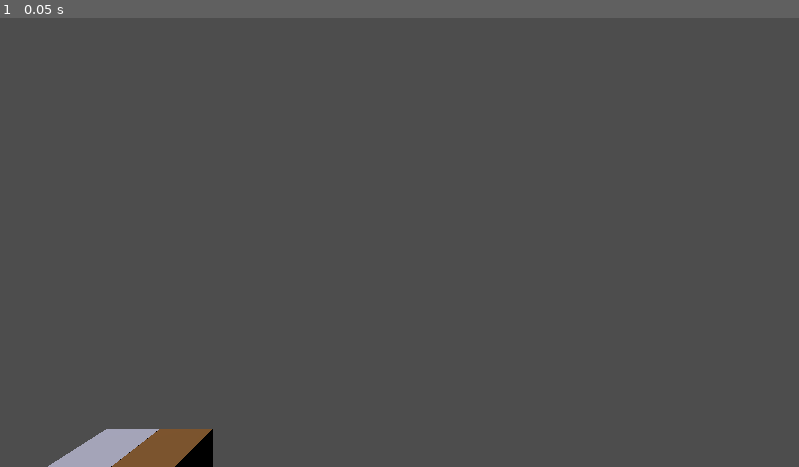
Above: before the commit, frame 1.
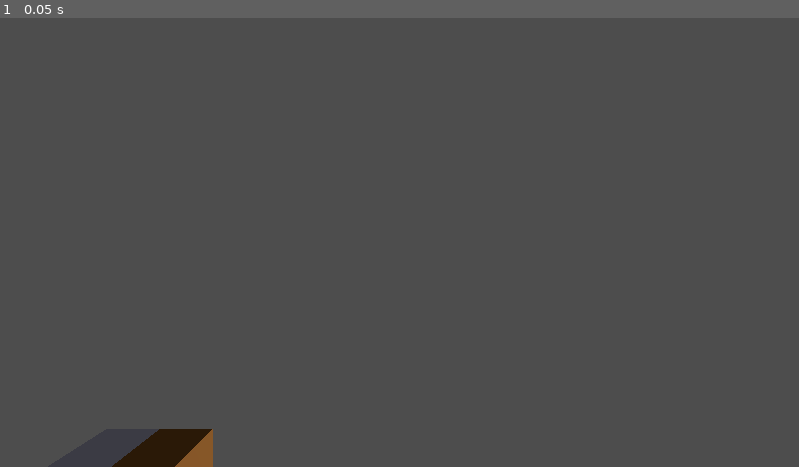
Above: after the commit, the same moment.

Repository: Lost-Rabbit-Digital/The_Voxel_Project
Game: Godot game, scene res://scenes/game.tscn
Two runs of this game, one before a commit and one after it. Both use one fixed random seed, a clock stepped at 60 frames per second and the inputs below.
Inputs:
- Up to frame 1 (0.05 s): no input

The runs differ from the first frame. In frame 1, 1.4% of the frame differs, in the area x 6-27%, y 91-100%.

Commit message:
Switched for Forward renderer, added WorldEnvironment

Diff:
--- a/snc_project/project.godot
+++ b/snc_project/project.godot
@@ -17,5 +17,5 @@
 
 [rendering]
 
-renderer/rendering_method="gl_compatibility"
-renderer/rendering_method.mobile="gl_compatibility"
+renderer/rendering_method.mobile="forward_plus"
+renderer/rendering_method.web="forward_plus"
--- a/snc_project/scenes/game.tscn
+++ b/snc_project/scenes/game.tscn
@@ -1,7 +1,13 @@
-[gd_scene load_steps=3 format=3 uid="uid://yrxglwcwsqfy"]
+[gd_scene load_steps=6 format=3 uid="uid://yrxglwcwsqfy"]
 
 [ext_resource type="Script" uid="uid://bwnqknka1yyjj" path="res://scripts/voxels/voxel_manager.gd" id="1_uwrxv"]
 [ext_resource type="Script" uid="uid://gyeamovgi5ef" path="res://scripts/interaction/editor_style_camera.gd" id="2_yqjtg"]
+[ext_resource type="Script" uid="uid://bxwarlct4yu0s" path="res://scripts/environment/daylight_cycle.gd" id="3_lnu2h"]
+
+[sub_resource type="Environment" id="Environment_lnu2h"]
+volumetric_fog_enabled = true
+
+[sub_resource type="Compositor" id="Compositor_lbhrr"]
 
 [node name="Node3D" type="Node3D"]
 
@@ -15,3 +21,8 @@
 [node name="DirectionalLight3D" type="DirectionalLight3D" parent="."]
 transform = Transform3D(0.663522, 0.439724, -0.605295, 0, 0.809048, 0.587743, 0.748157, -0.38998, 0.536821, 0, 0, 0)
 shadow_enabled = true
+script = ExtResource("3_lnu2h")
+
+[node name="WorldEnvironment" type="WorldEnvironment" parent="."]
+environment = SubResource("Environment_lnu2h")
+compositor = SubResource("Compositor_lbhrr")
--- /dev/null
+++ b/snc_project/scripts/environment/daylight_cycle.gd
@@ -0,0 +1,108 @@
+# daylight_cycle.gd
+# Attach this script to your DirectionalLight3D node to create a realistic day/night cycle
+
+extends DirectionalLight3D
+
+# Cycle settings
+@export_group("Time Settings")
+@export var day_duration: float = 720.0  # Duration of a full day in seconds (12 minutes default)
+@export var starting_hour: float = 8.0   # Starting time in 24-hour format (8 AM default)
+
+@export_group("Sun Movement")
+@export var max_sun_height: float = 75.0 # Maximum height of sun in degrees
+@export var min_sun_height: float = -15.0 # Minimum height of sun in degrees (slightly below horizon)
+
+@export_group("Light Settings")
+@export var max_light_energy: float = 1.5  # Maximum light intensity at noon
+@export var min_light_energy: float = 0.0  # Minimum light intensity at night
+@export var dawn_light_energy: float = 0.3 # Light intensity during dawn/dusk
+
+# Color settings for different times of day
+var sun_colors: Dictionary = {
+	"dawn": Color(0.855, 0.686, 0.549),  # Warm orange sunrise
+	"day": Color(1.0, 0.985, 0.937),     # Bright daylight
+	"dusk": Color(0.855, 0.686, 0.549),  # Warm orange sunset
+	"night": Color(0.188, 0.203, 0.309)  # Dark blue night
+}
+
+# Internal variables
+var _current_time: float
+var _environment: Environment
+
+func _ready() -> void:
+	# Convert starting hour to normalized time (0-1)
+	_current_time = starting_hour / 24.0
+
+	# Get the environment resource (you'll need to set this up)
+	_environment = get_world_3d().environment
+	if not _environment:
+		push_warning("DaylightCycle: No Environment resource found. Create a WorldEnvironment node!")
+
+	# Initialize sun position
+	_update_sun_position(_current_time)
+	_update_lighting(_current_time)
+
+func _process(delta: float) -> void:
+	# Update time (complete day cycle in day_duration seconds)
+	_current_time += delta / day_duration
+	_current_time = fmod(_current_time, 1.0)  # Keep between 0 and 1
+
+	# Update sun position and lighting
+	_update_sun_position(_current_time)
+	_update_lighting(_current_time)
+
+func _update_sun_position(time: float) -> void:
+	# Calculate sun angle based on time
+	var sun_angle = (time * 360.0) - 90.0  # -90 to start at sunrise
+
+	# Calculate height of sun using sine wave
+	var height = lerp(min_sun_height, max_sun_height, (sin(deg_to_rad(sun_angle)) + 1.0) / 2.0)
+
+	# Update light rotation
+	rotation_degrees = Vector3(height, sun_angle, 0.0)
+
+func _update_lighting(time: float) -> void:
+	# Convert time to 24-hour format
+	var hour = time * 24.0
+
+	# Determine light intensity and color based on time
+	var light_energy: float
+	var light_color: Color
+
+	if hour < 6.0:  # Night to dawn
+		light_energy = lerp(min_light_energy, dawn_light_energy, smoothstep(4.0, 6.0, hour))
+		light_color = sun_colors.night.lerp(sun_colors.dawn, smoothstep(4.0, 6.0, hour))
+	elif hour < 8.0:  # Dawn to day
+		light_energy = lerp(dawn_light_energy, max_light_energy, smoothstep(6.0, 8.0, hour))
+		light_color = sun_colors.dawn.lerp(sun_colors.day, smoothstep(6.0, 8.0, hour))
+	elif hour < 16.0:  # Day
+		light_energy = max_light_energy
+		light_color = sun_colors.day
+	elif hour < 18.0:  # Day to dusk
+		light_energy = lerp(max_light_energy, dawn_light_energy, smoothstep(16.0, 18.0, hour))
+		light_color = sun_colors.day.lerp(sun_colors.dusk, smoothstep(16.0, 18.0, hour))
+	elif hour < 20.0:  # Dusk to night
+		light_energy = lerp(dawn_light_energy, min_light_energy, smoothstep(18.0, 20.0, hour))
+		light_color = sun_colors.dusk.lerp(sun_colors.night, smoothstep(18.0, 20.0, hour))
+	else:  # Night
+		light_energy = min_light_energy
+		light_color = sun_colors.night
+
+	# Update light properties
+	light_energy = light_energy
+	light_color = light_color
+
+	# Update environment if available
+	if _environment:
+		_environment.ambient_light_color = light_color
+		_environment.ambient_light_energy = light_energy * 0.2
+
+# Get current hour in 24-hour format
+func get_current_hour() -> float:
+	return _current_time * 24.0
+
+# Get current time as string (e.g., "14:30")
+func get_time_string() -> String:
+	var hour = int(get_current_hour())
+	var minute = int((get_current_hour() - hour) * 60)
+	return "%02d:%02d" % [hour, minute]
Not shown, added: snc_project/scripts/environment/daylight_cycle.gd.uid
